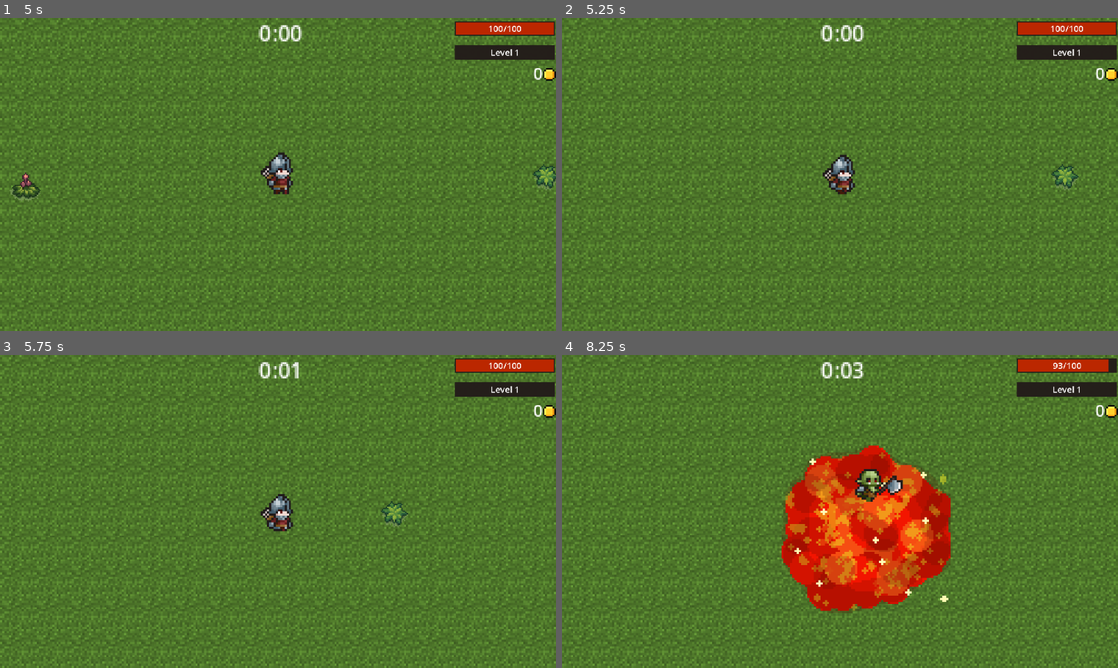
Above: before the commit, frames 1-4 (two rows, left to right).
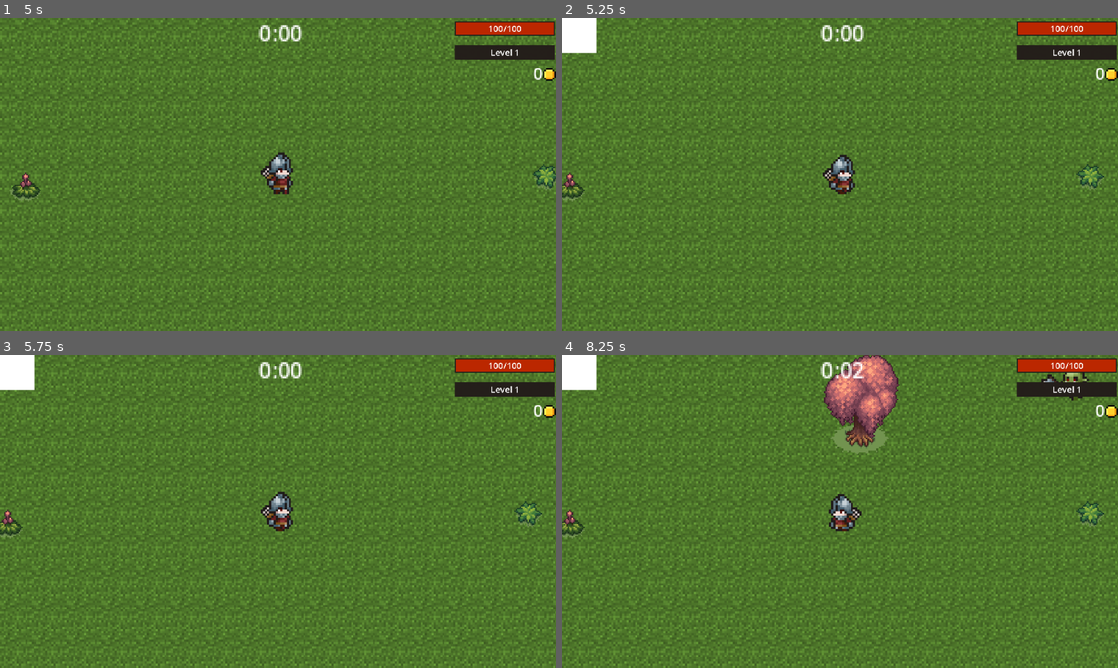
Above: after the commit, the same moments.

Repository: Qxver/Godot-Game
Game: Godot game, scene res://Menu/menu.tscn
Same seed, same stepped clock (60 frames per second), same inputs: the game is played once before the commit and once after it.
Inputs (mouse positions are in pixels of both pictures, inside the frame that each line leads up to):
- Up to frame 1 (5 s): click "Shop" at 0.5 s; click "Back" at 1.25 s; click "Options" at 2 s; click "Back" at 2.75 s; click "Play" at 3.5 s; click (172, 174) at 4.25 s
- Up to frame 2 (5.25 s): hold Right (move_right) from 5.03 s (still down); tap I (inv, bound only after the commit) at 5.1 s
- Up to frame 3 (5.75 s): keep holding Right (move_right)
- Up to frame 4 (8.25 s): release Right (move_right) at 5.78 s; hold S (move_down) 5.78-6.53 s; tap I (inv, bound only after the commit) every 0.75 s from 5.85 to 8.1 s; hold Right (move_right) 6.53-7.28 s; hold W (move_up) 7.28-8.03 s; hold Left (move_left) from 8.03 s (still down)

Frame 1 is identical in both runs. In frame 2, 17% of the frame differs, in the area x 0-100%, y 0-100%; in frame 3, 19%; in frame 4, 33%.

Commit message:
UI fixes and file organization

Diff:
--- /dev/null
+++ b/Menu/Inventory/InvUI.tscn
@@ -0,0 +1,18 @@
+[gd_scene load_steps=2 format=3 uid="uid://d4hmqtouiu3qi"]
+
+[ext_resource type="Script" uid="uid://sskwaoewx6q0" path="res://Menu/Inventory/inv_ui.gd" id="1_ughb5"]
+
+[node name="InvUi" type="Control"]
+process_mode = 3
+layout_mode = 3
+anchors_preset = 15
+anchor_right = 1.0
+anchor_bottom = 1.0
+grow_horizontal = 2
+grow_vertical = 2
+script = ExtResource("1_ughb5")
+
+[node name="ColorRect" type="ColorRect" parent="."]
+layout_mode = 0
+offset_right = 40.0
+offset_bottom = 40.0
--- /dev/null
+++ b/Menu/Inventory/inv.gdshader
@@ -0,0 +1,9 @@
+shader_type canvas_item;
+uniform sampler2D SCREEN_TEXTURE: hint_screen_texture, filter_linear_mipmap;
+
+uniform float lod: hint_range(0.0, 5) = 0.0;
+
+void fragment() {
+	vec4 color = texture (SCREEN_TEXTURE, SCREEN_UV, lod);
+	COLOR = color;
+}
--- /dev/null
+++ b/Menu/Inventory/inv_ui.gd
@@ -0,0 +1,26 @@
+extends Control
+
+func _ready():
+	hide()
+
+func resume():
+	get_tree().paused = false
+	##$AnimationPlayer.play_backwards("blur_inv")
+	#await $AnimationPlayer.animation_finished
+	InputMap.load_from_project_settings()
+	hide()
+
+func pause():
+	InputMap.action_erase_events("esc")
+	show()
+	get_tree().paused = true
+	#$AnimationPlayer.play("blur_inv")
+
+func testInv():
+	if Input.is_action_just_pressed("inv") and !get_tree().paused:
+		pause()
+	elif Input.is_action_just_pressed("inv") and get_tree().paused:
+		resume()
+
+func _process(_delta):
+	testInv()
--- a/Menu/game_over.gd
+++ b/Menu/game_over.gd
@@ -5,10 +5,10 @@
 	$AnimationPlayer.play("RESET")
 
 func resume():
-	get_tree().paused = false
 	$AnimationPlayer.play_backwards("go_blur")
 	await $AnimationPlayer.animation_finished
 	hide()
+	get_tree().paused = false
 
 func pause():
 	show()
--- a/Menu/game_over.tscn
+++ b/Menu/game_over.tscn
@@ -2,7 +2,7 @@
 
 [ext_resource type="Script" uid="uid://cw5nb4fpnrmee" path="res://Menu/game_over.gd" id="1_ov0aq"]
 [ext_resource type="Shader" uid="uid://8uomskqr2opq" path="res://Menu/game_over.gdshader" id="2_mjm1k"]
-[ext_resource type="Texture2D" uid="uid://dd5lauenirut3" path="res://Menu/Game_Over.png" id="3_mjm1k"]
+[ext_resource type="Texture2D" uid="uid://dd5lauenirut3" path="res://Menu/assets/Game_Over.png" id="3_mjm1k"]
 
 [sub_resource type="ShaderMaterial" id="ShaderMaterial_mjm1k"]
 shader = ExtResource("2_mjm1k")
--- a/Menu/level_up.gd
+++ b/Menu/level_up.gd
@@ -7,11 +7,11 @@
 	$AnimationPlayer.play("RESET")
 
 func resume():
-	get_tree().paused = false
 	$AnimationPlayer.play_backwards("blur")
 	await $AnimationPlayer.animation_finished
 	hide()
 	InputMap.load_from_project_settings()
+	get_tree().paused = false
 
 func pause():
 	show()
@@ -29,5 +29,4 @@
 
 func _on_health_button_down() -> void:
 	PlayerStats.max_hp += 20
-
 	resume()
--- a/Menu/level_up.tscn
+++ b/Menu/level_up.tscn
@@ -2,9 +2,9 @@
 
 [ext_resource type="Script" uid="uid://u5vesy70l345" path="res://Menu/level_up.gd" id="1_4af3g"]
 [ext_resource type="Shader" uid="uid://dj5shm1fmp5yv" path="res://Menu/pause_menu.gdshader" id="2_ylrw7"]
-[ext_resource type="Texture2D" uid="uid://d1efegra2d1gv" path="res://Menu/dmg_level_up.png" id="3_1x6oh"]
-[ext_resource type="Texture2D" uid="uid://btbam52jupy60" path="res://Menu/ats_level_up.png" id="4_secp2"]
-[ext_resource type="Texture2D" uid="uid://dm6lpb4tccyha" path="res://Menu/hp_level_up.png" id="5_j1vvt"]
+[ext_resource type="Texture2D" uid="uid://d1efegra2d1gv" path="res://Menu/assets/dmg_level_up.png" id="3_1x6oh"]
+[ext_resource type="Texture2D" uid="uid://btbam52jupy60" path="res://Menu/assets/ats_level_up.png" id="4_secp2"]
+[ext_resource type="Texture2D" uid="uid://dm6lpb4tccyha" path="res://Menu/assets/hp_level_up.png" id="5_j1vvt"]
 
 [sub_resource type="ShaderMaterial" id="ShaderMaterial_qxtyl"]
 shader = ExtResource("2_ylrw7")
--- a/Menu/menu.tscn
+++ b/Menu/menu.tscn
@@ -1,7 +1,7 @@
 [gd_scene load_steps=4 format=3 uid="uid://b8ur32a8cy8pf"]
 
 [ext_resource type="Script" uid="uid://b5630wch0f6vd" path="res://Menu/menu.gd" id="1_lti8b"]
-[ext_resource type="Texture2D" uid="uid://b45xothe85kqc" path="res://Menu/menu_background.jpg" id="2_ihied"]
+[ext_resource type="Texture2D" uid="uid://b45xothe85kqc" path="res://Menu/assets/menu_background.jpg" id="2_ihied"]
 [ext_resource type="Script" uid="uid://bcmix7u0pvb58" path="res://Menu/button.gd" id="2_raj00"]
 
 [node name="Menu" type="Control"]
--- a/Menu/options_menu.tscn
+++ b/Menu/options_menu.tscn
@@ -1,7 +1,7 @@
 [gd_scene load_steps=4 format=3 uid="uid://biq8hfac8yrrh"]
 
 [ext_resource type="Script" uid="uid://clx8k8tfuwtfs" path="res://Menu/options_menu.gd" id="1_lbr8e"]
-[ext_resource type="Texture2D" uid="uid://b45xothe85kqc" path="res://Menu/menu_background.jpg" id="2_8xge3"]
+[ext_resource type="Texture2D" uid="uid://b45xothe85kqc" path="res://Menu/assets/menu_background.jpg" id="2_8xge3"]
 [ext_resource type="Script" uid="uid://bcmix7u0pvb58" path="res://Menu/button.gd" id="2_e6ty2"]
 
 [node name="Menu" type="Control"]
--- a/Menu/pause_menu.gd
+++ b/Menu/pause_menu.gd
@@ -5,9 +5,9 @@
 	$AnimationPlayer.play("RESET")
 
 func resume():
-	get_tree().paused = false
 	$AnimationPlayer.play_backwards("blur")
 	await $AnimationPlayer.animation_finished
+	get_tree().paused = false
 	hide()
 
 func pause():
--- a/Menu/shop.tscn
+++ b/Menu/shop.tscn
@@ -1,7 +1,7 @@
 [gd_scene load_steps=4 format=3 uid="uid://b7hrx6s3e48r2"]
 
 [ext_resource type="Script" uid="uid://c4duus7hiahm5" path="res://Menu/shop.gd" id="1_viryw"]
-[ext_resource type="Texture2D" uid="uid://b45xothe85kqc" path="res://Menu/menu_background.jpg" id="2_dlrev"]
+[ext_resource type="Texture2D" uid="uid://b45xothe85kqc" path="res://Menu/assets/menu_background.jpg" id="2_dlrev"]
 [ext_resource type="Script" uid="uid://bcmix7u0pvb58" path="res://Menu/button.gd" id="2_ikgaf"]
 
 [node name="Menu" type="Control"]
--- a/game.tscn
+++ b/game.tscn
@@ -8,6 +8,7 @@
 [ext_resource type="PackedScene" uid="uid://dx0mlok2sg2tj" path="res://Menu/game_over.tscn" id="5_7jktm"]
 [ext_resource type="PackedScene" uid="uid://buwmldaxaijao" path="res://Menu/level_up.tscn" id="7_eow3j"]
 [ext_resource type="PackedScene" uid="uid://cfpfd81vfaxec" path="res://Menu/character_selection.tscn" id="8_j5wjh"]
+[ext_resource type="PackedScene" uid="uid://d4hmqtouiu3qi" path="res://Menu/Inventory/InvUI.tscn" id="9_vef74"]
 
 [sub_resource type="StyleBoxFlat" id="StyleBoxFlat_ryrav"]
 bg_color = Color(0.141176, 0.117647, 0.101961, 0.992157)
@@ -169,6 +170,8 @@
 
 [node name="CharacterSelection" parent="Menus" instance=ExtResource("8_j5wjh")]
 
+[node name="InvUi" parent="Menus" instance=ExtResource("9_vef74")]
+
 [node name="TimerMobSpawn" type="Timer" parent="."]
 unique_name_in_owner = true
 autostart = true
--- a/project.godot
+++ b/project.godot
@@ -65,6 +65,11 @@
 "events": [Object(InputEventKey,"resource_local_to_scene":false,"resource_name":"","device":-1,"window_id":0,"alt_press …(195 unchanged characters)…
 ]
 }
+inv={
+"deadzone": 0.5,
+"events": [Object(InputEventKey,"resource_local_to_scene":false,"resource_name":"","device":-1,"window_id":0,"alt_pressed":false,"shift_pressed":false,"ctrl_pressed":false,"meta_pressed":false,"pressed":false,"keycode":0,"physical_keycode":73,"key_label":0,"unicode":73,"location":0,"echo":false,"script":null)
+]
+}
 
 [layer_names]
 
Not shown, added: Menu/Inventory/inv.gdshader.uid
Not shown, added: Menu/Inventory/inv_ui.gd.uid
Renamed: Menu/Game_Over.png -> Menu/assets/Game_Over.png
Not shown, changed: Menu/assets/Game_Over.png.import
Renamed: Menu/ats_level_up.png -> Menu/assets/ats_level_up.png
Not shown, changed: Menu/assets/ats_level_up.png.import
Renamed: Menu/dmg_level_up.png -> Menu/assets/dmg_level_up.png
Not shown, changed: Menu/assets/dmg_level_up.png.import
Renamed: Menu/hp_level_up.png -> Menu/assets/hp_level_up.png
Not shown, changed: Menu/assets/hp_level_up.png.import
Renamed: Menu/menu_background.jpg -> Menu/assets/menu_background.jpg
Not shown, changed: Menu/assets/menu_background.jpg.import
(and 1 more such lines)
